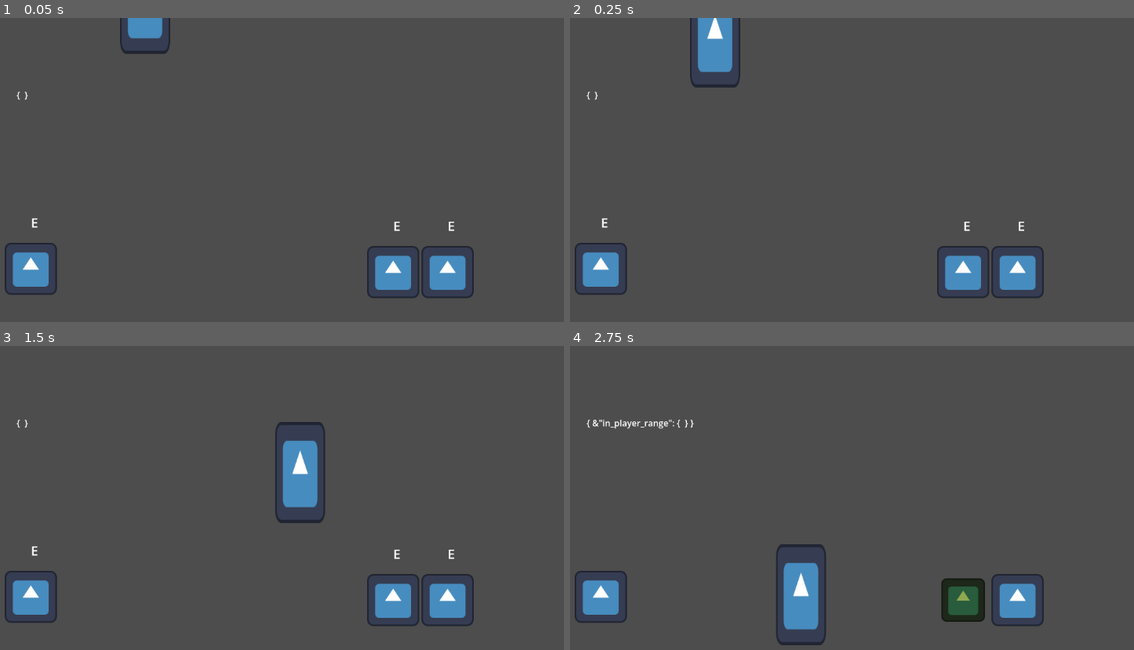
Above: before the commit, frames 1-4 (two rows, left to right).
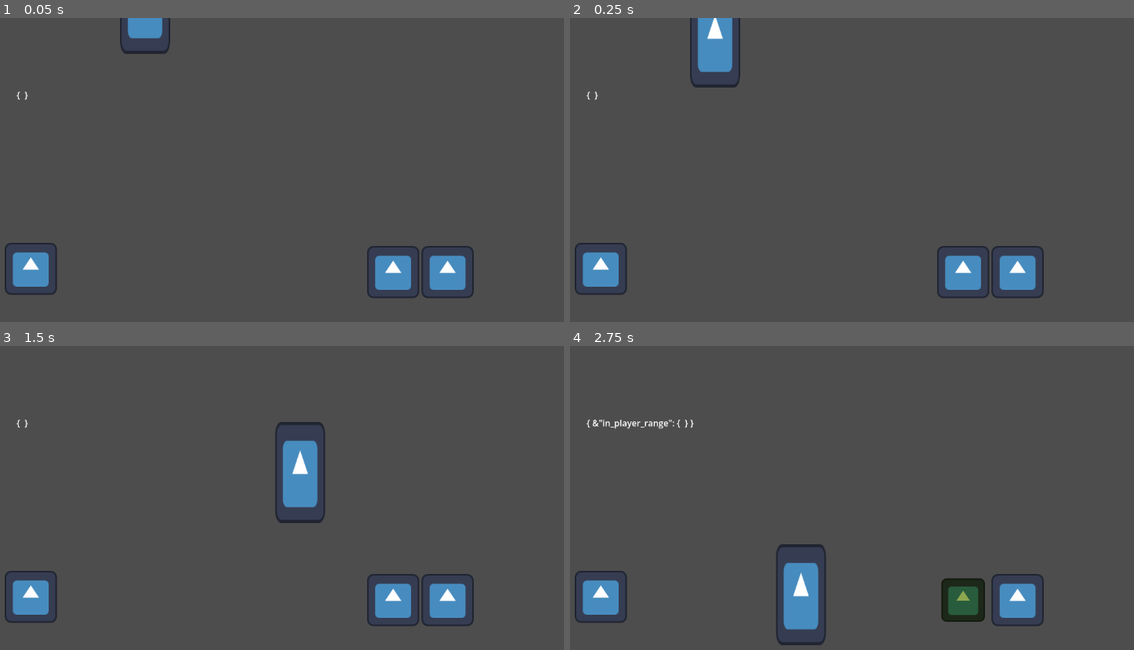
Above: after the commit, the same moments.

Repository: odjhey/godot-some-rpg
Game: Godot game, scene res://scenes/level_1.tscn
The game is run twice, just before and just after one commit, with the same random seed, the same clock (stepped at 60 frames per second) and the same inputs. The project has no main scene, so this scene is started directly. The engine's default icon, where the game draws it, is replaced by a stand-in: a white triangle on a blue panel in a dark square.
Inputs:
- Up to frame 1 (0.05 s): no input
- Up to frame 2 (0.25 s): no input
- Up to frame 3 (1.5 s): tap Enter (ui_accept) at 0.5, 0.77 s; hold D (move_right) from 0.53 s (still down); tap E (interact) at 0.6, 1.35 s
- Up to frame 4 (2.75 s): tap Enter (ui_accept) at 1.52 s; release D (move_right) at 2.03 s; hold A (move_left) from 2.03 s (still down); tap E (interact) at 2.1 s

The runs differ from the first frame. In frame 1, less than 0.1% of the frame differs, in the area x 5-81%, y 65-71%; in frame 2, less than 0.1%; in frame 3, less than 0.1%; in frame 4, nothing differs.

Commit message:
rename floor

Diff:
--- a/scenes/chest_entity.tscn
+++ b/scenes/chest_entity.tscn
@@ -16,6 +16,8 @@
 shape = SubResource("CircleShape2D_n4mx6")
 
 [node name="InteractionHint" type="Label" parent="." unique_id=1329894293]
+visible = false
+z_index = 99
 offset_top = -102.0
 offset_right = 40.0
 offset_bottom = -68.0
--- a/scenes/level_1.tscn
+++ b/scenes/level_1.tscn
@@ -14,10 +14,10 @@
 script = ExtResource("2_bswci")
 metadata/_custom_type_script = "uid://6y1vo6m6hl22"
 
-[node name="StaticBody2D" type="StaticBody2D" parent="." unique_id=780091674]
+[node name="Floor" type="StaticBody2D" parent="." unique_id=780091674]
 position = Vector2(0, 594)
 
-[node name="CollisionShape2D" type="CollisionShape2D" parent="StaticBody2D" unique_id=88984762]
+[node name="CollisionShape2D" type="CollisionShape2D" parent="Floor" unique_id=88984762]
 shape = SubResource("WorldBoundaryShape2D_gkh53")
 
 [node name="Player" parent="." unique_id=852858117 node_paths=PackedStringArray("game_state") instance=ExtResource("1_014kd")]
--- /dev/null
+++ b/scenes/level_2.tscn
@@ -0,0 +1,47 @@
+[gd_scene format=3 uid="uid://d0pxoccveovw0"]
+
+[ext_resource type="PackedScene" uid="uid://cl6elbrhm76vt" path="res://scenes/player.tscn" id="1_jm1iu"]
+[ext_resource type="PackedScene" uid="uid://c4cu5mneddvuy" path="res://scenes/chest.tscn" id="2_pbc48"]
+[ext_resource type="PackedScene" uid="uid://cbflrfaf28rl8" path="res://scenes/chest_entity.tscn" id="3_eqxsl"]
+[ext_resource type="Script" uid="uid://6y1vo6m6hl22" path="res://scripts/game_state.gd" id="3_pbc48"]
+[ext_resource type="Script" uid="uid://d2v0ra47iwli1" path="res://scripts/chest_door.gd" id="4_b4j7a"]
+
+[sub_resource type="WorldBoundaryShape2D" id="WorldBoundaryShape2D_y4x0y"]
+
+[node name="Level2" type="Node" unique_id=1707230830]
+
+[node name="GameState" type="Node" parent="." unique_id=604637146]
+script = ExtResource("3_pbc48")
+metadata/_custom_type_script = "uid://6y1vo6m6hl22"
+
+[node name="StaticBody2D" type="StaticBody2D" parent="." unique_id=1218852204]
+position = Vector2(322, 518)
+
+[node name="CollisionShape2D" type="CollisionShape2D" parent="StaticBody2D" unique_id=1168802921]
+shape = SubResource("WorldBoundaryShape2D_y4x0y")
+
+[node name="Camera2D" type="Camera2D" parent="." unique_id=1673888504]
+position = Vector2(442, 266)
+
+[node name="Player" parent="." unique_id=852858117 node_paths=PackedStringArray("game_state") instance=ExtResource("1_jm1iu")]
+game_state = NodePath("../GameState")
+
+[node name="ChestEntity" parent="." unique_id=763314863 node_paths=PackedStringArray("game_state") instance=ExtResource("3_eqxsl")]
+position = Vector2(-62, 466)
+game_state = NodePath("../GameState")
+
+[node name="ChestEntity2" parent="." unique_id=1532590275 node_paths=PackedStringArray("game_state") instance=ExtResource("3_eqxsl")]
+position = Vector2(160, 436)
+game_state = NodePath("../GameState")
+
+[node name="ChestEntity3" parent="." unique_id=1519648870 node_paths=PackedStringArray("game_state") instance=ExtResource("3_eqxsl")]
+position = Vector2(452, 504)
+game_state = NodePath("../GameState")
+
+[node name="ChestDoor" type="Node2D" parent="." unique_id=1237589808 node_paths=PackedStringArray("game_state", "chest_interests")]
+position = Vector2(846, 480)
+script = ExtResource("4_b4j7a")
+game_state = NodePath("../GameState")
+chest_interests = [NodePath("../ChestEntity"), NodePath("../ChestEntity2"), NodePath("../ChestEntity3")]
+
+[node name="Chest" parent="ChestDoor" unique_id=788818176 instance=ExtResource("2_pbc48")]
--- /dev/null
+++ b/scripts/chest_door.gd
@@ -0,0 +1,36 @@
+extends Node2D
+
+
+@export var game_state : GameState
+@onready var chest : Chest = $Chest
+@export var entity_id : int
+@export var chest_interests : Array[ChestEntity]
+
+
+func _ready():
+	if entity_id == 0:
+		entity_id = game_state.create_entity(self, {state = Chest.ChestState.Close})
+	game_state.entity_data_changed.connect(on_gs_data_changed)
+
+func on_gs_data_changed(p_entity_id: int, _new_data):
+	var is_interesting = false
+	for c in chest_interests:
+		if c.entity_id == p_entity_id:
+			is_interesting = true
+	if not is_interesting:
+		return
+
+	# count opened chests
+	var open_chest_count = 0
+	for c in chest_interests:
+		var data = game_state.get_entity_data(c.entity_id)
+		if data.get("state") == Chest.ChestState.Open:
+			open_chest_count += 1
+
+	print("open count ", open_chest_count)
+	if open_chest_count >= 3:
+		game_state.patch_entity_data(entity_id, { state = Chest.ChestState.Open })
+		chest.open()
+	else:
+		game_state.patch_entity_data(entity_id, { state = Chest.ChestState.Close })
+		chest.close()
--- a/scripts/chest_entity.gd
+++ b/scripts/chest_entity.gd
@@ -1,3 +1,4 @@
+class_name ChestEntity
 extends Node2D
 
 @export var entity_id : int
--- a/scripts/game_state.gd
+++ b/scripts/game_state.gd
@@ -1,5 +1,8 @@
 class_name GameState
 extends Node
+
+# @todo, maybe rename from entity_id to runtime_entity_id?
+# @todo, consider using a class_name GameRuntime, but currently unclear how to separate
 
 var entities : Dictionary[int, bool] = {}
 # @todo, we want to persist this so replace key with global_uid thing
Not shown, added: scripts/chest_door.gd.uid
